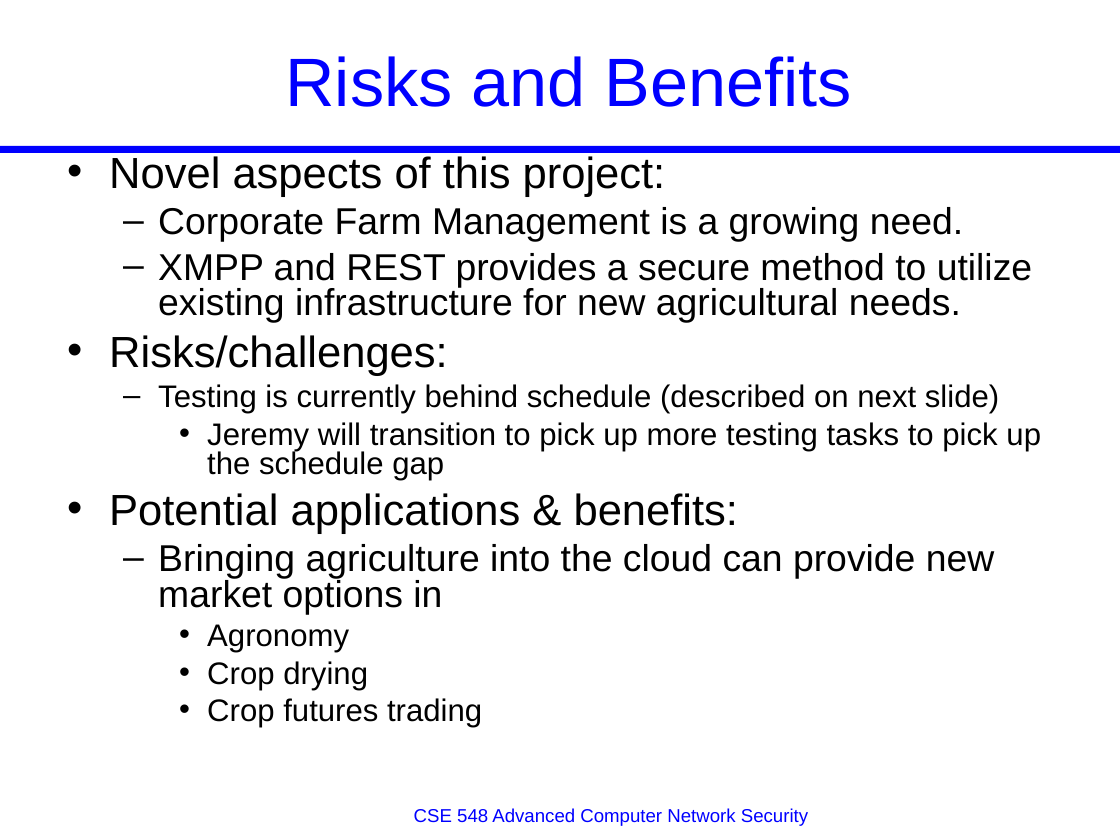
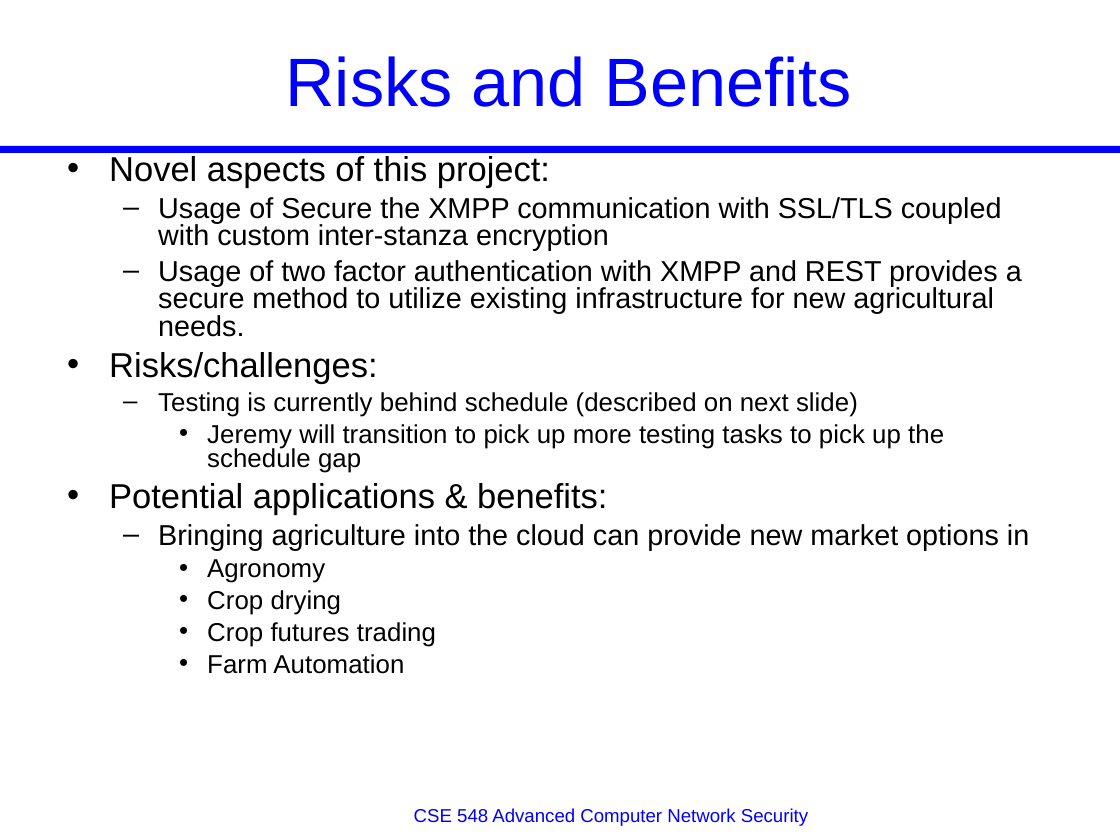
Before and after one commit to JeremyLWright/cse548, a slide deck: slide 10 of midterm/Presentation_Template.ppt. Drawn at 1120x840 pixels with LibreOffice and Linux fonts; fonts in the diff are those of the drawing. Boxes give left, top, right and bottom in pixels: in the first picture for what was removed or moved away, otherwise in the second. Text is boxed around its words. In the diff, an @@ line names an element or a change of style, - is before the commit and + after.

```diff
--- a/midterm/Presentation_Template.ppt
+++ b/midterm/Presentation_Template.ppt
@@ text at (109, 156, 1029, 647): size 28 to 22.2 pt in "Novel aspects of this project:", "Risks/challenges:", "Potential applications & benefits:"; size 20 to 16.6 pt in "Testing is currently behind schedule (described on ...", "Jeremy will transition to pick up more ...", "Agronomy", "Crop drying" and 1 more places; size 24 to 18.5 pt in "Bringing agriculture into the cloud can provide ..."; less space between paragraphs @@
@@ text at (158, 197, 1022, 337): text changed; size 24 to 18.5 pt @@
-  – Corporate Farm Management is a growing need.
-  – XMPP and REST provides a secure method to utilize existing infrastructure for new agricultural needs.
+  – Usage of Secure the XMPP communication with SSL/TLS coupled with custom inter-stanza encryption
+  – Usage of two factor authentication with XMPP and REST provides a secure method to utilize existing infrastructure for new agricultural needs.
@@ text at (207, 654, 404, 674): paragraph added @@
+    • Farm Automation
```
Also in this commit, not shown: 4 other slides changed.
